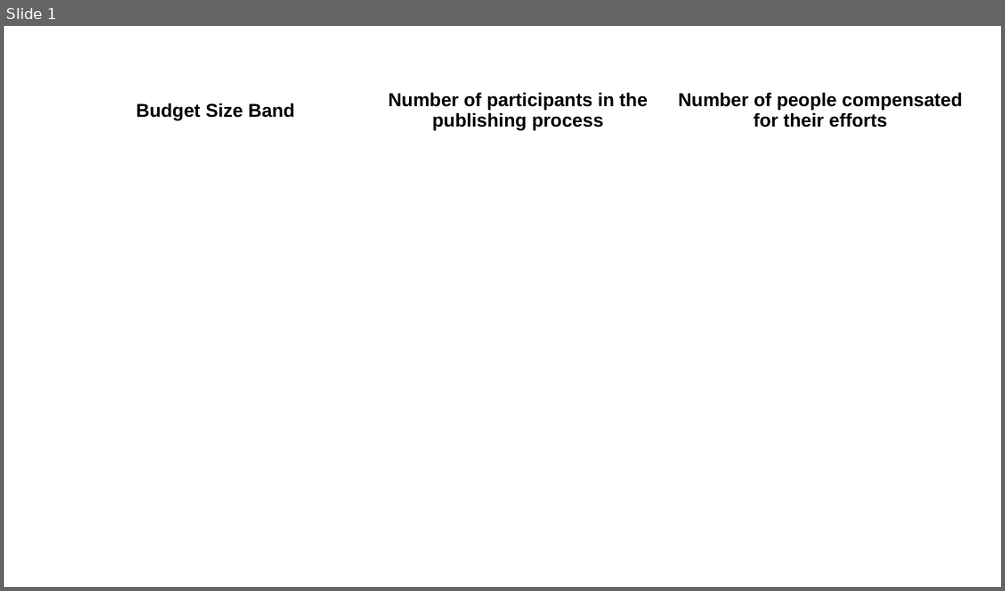
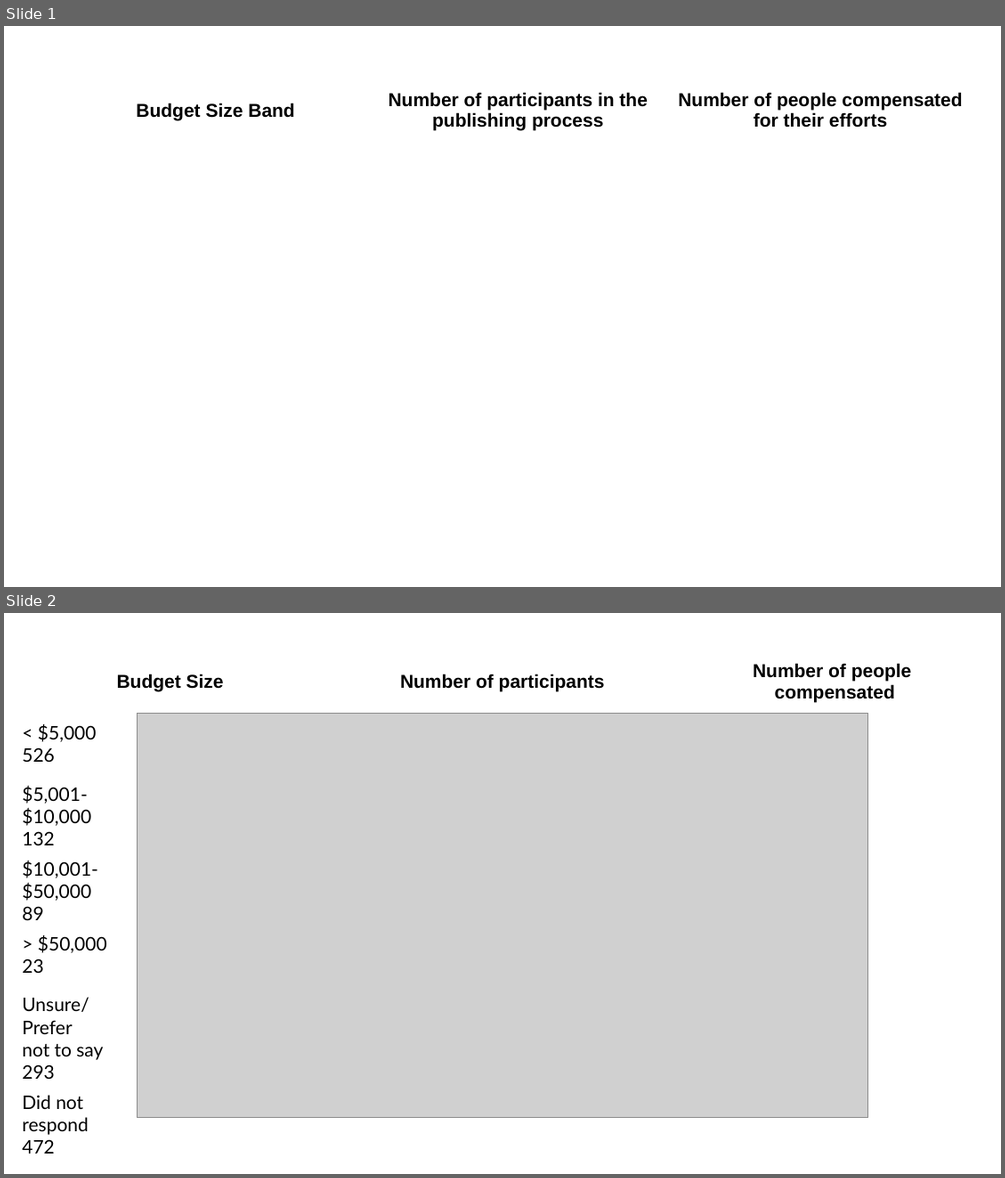
Before and after one commit to taniapoc/data-viz, a slide deck: side quest into beautiful graphs/sankey_powerpoint.pptx. Shown one above the other, each under a label of ours: slide 1 before the commit, slides 1 and 2 after it. The pictures are 1005x591 and 1005x1178 pixels, drawn with LibreOffice and Linux fonts; fonts in the diff are those of the drawing; grey boxes stand for pictures; background and template pictures are left out. Boxes give left, top, right and bottom in pixels: in the first picture for what was removed or moved away, otherwise in the second. Text is boxed around its words. In the diff, an @@ line names an element or a change of style, - is before the commit and + after.

```diff
--- a/side quest into beautiful graphs/sankey_powerpoint.pptx
+++ b/side quest into beautiful graphs/sankey_powerpoint.pptx
@@ slide 2 added at box(4, 613, 1001, 1174), background #FFFFFF @@
@@ table added at box(4, 651, 1000, 713), 1 rows, 3 columns @@
+Budget Size | Number of participants | Number of people / compensated
@@ table added at box(15, 718, 128, 1162), 6 rows, 1 columns @@
+< $5,000 / 526
+$5,001-$10,000 / 132
+$10,001-$50,000 / 89
+> $50,000 / 23
+Unsure/Prefer / not to say / 293
+Did not respond / 472
@@ picture added at box(138, 713, 867, 1117) @@
```
Also in this commit, not shown: 1 other slide added, 17 other files.
